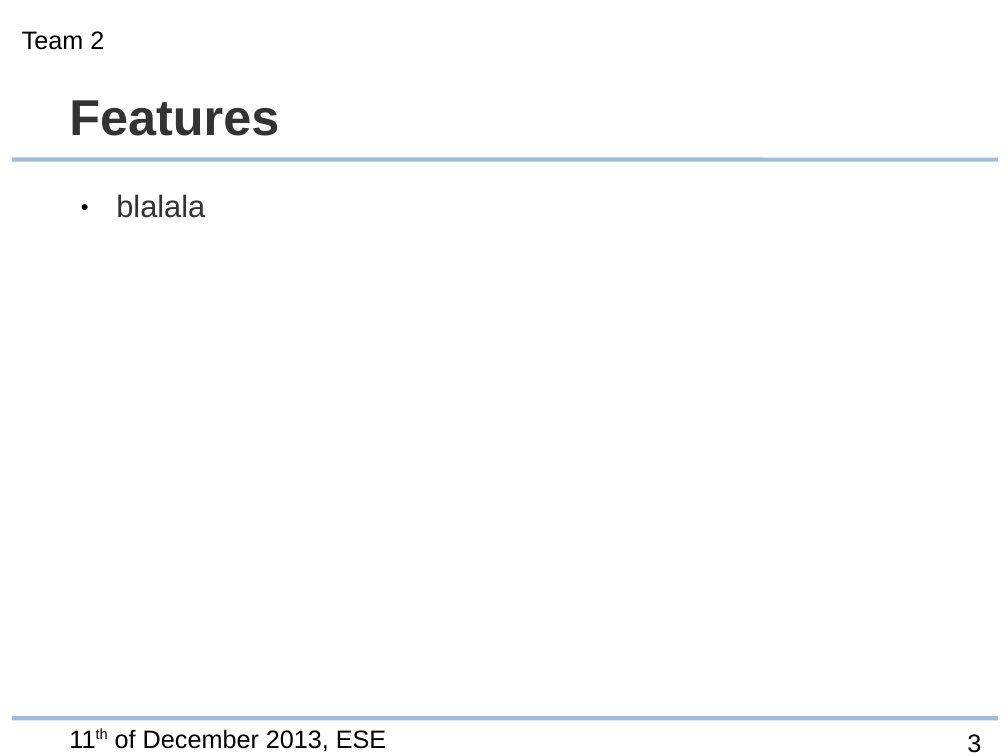
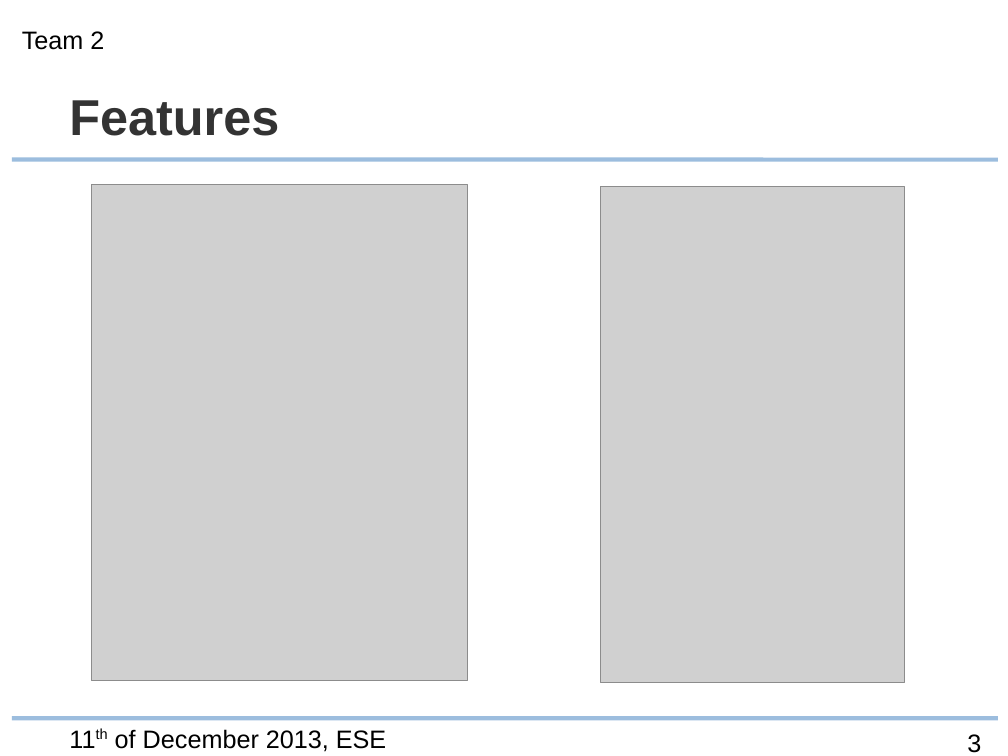
Before and after one commit to ese-unibe-ch/ese2013-team2, a slide deck: slide 3 of Presentation/RELEASE.odp. Drawn at 1008x756 pixels with LibreOffice and Linux fonts; fonts in the diff are those of the drawing; grey boxes stand for pictures; background and template pictures are left out. Boxes give left, top, right and bottom in pixels: in the first picture for what was removed or moved away, otherwise in the second. Text is boxed around its words. In the diff, an @@ line names an element or a change of style, - is before the commit and + after.

Commit message:
presentation

```diff
--- a/Presentation/RELEASE.odp
+++ b/Presentation/RELEASE.odp
@@ picture added at (92,184,468,680) @@
@@ text removed at (116,194,205,218) @@
-● blalala
@@ picture added at (601,186,904,682) @@
```
Also in this commit, not shown: 1 other slide changed, 8 slides added, 13 other files.
